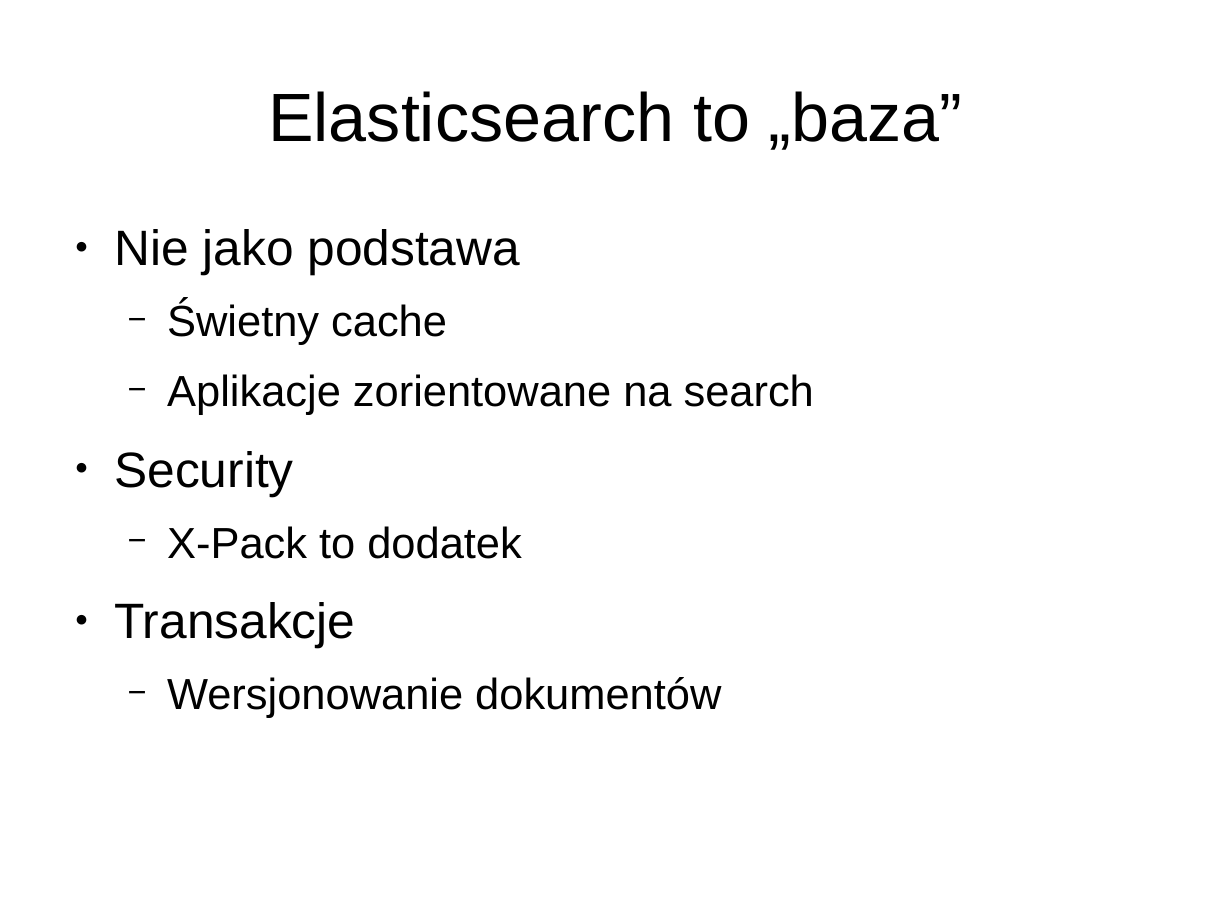
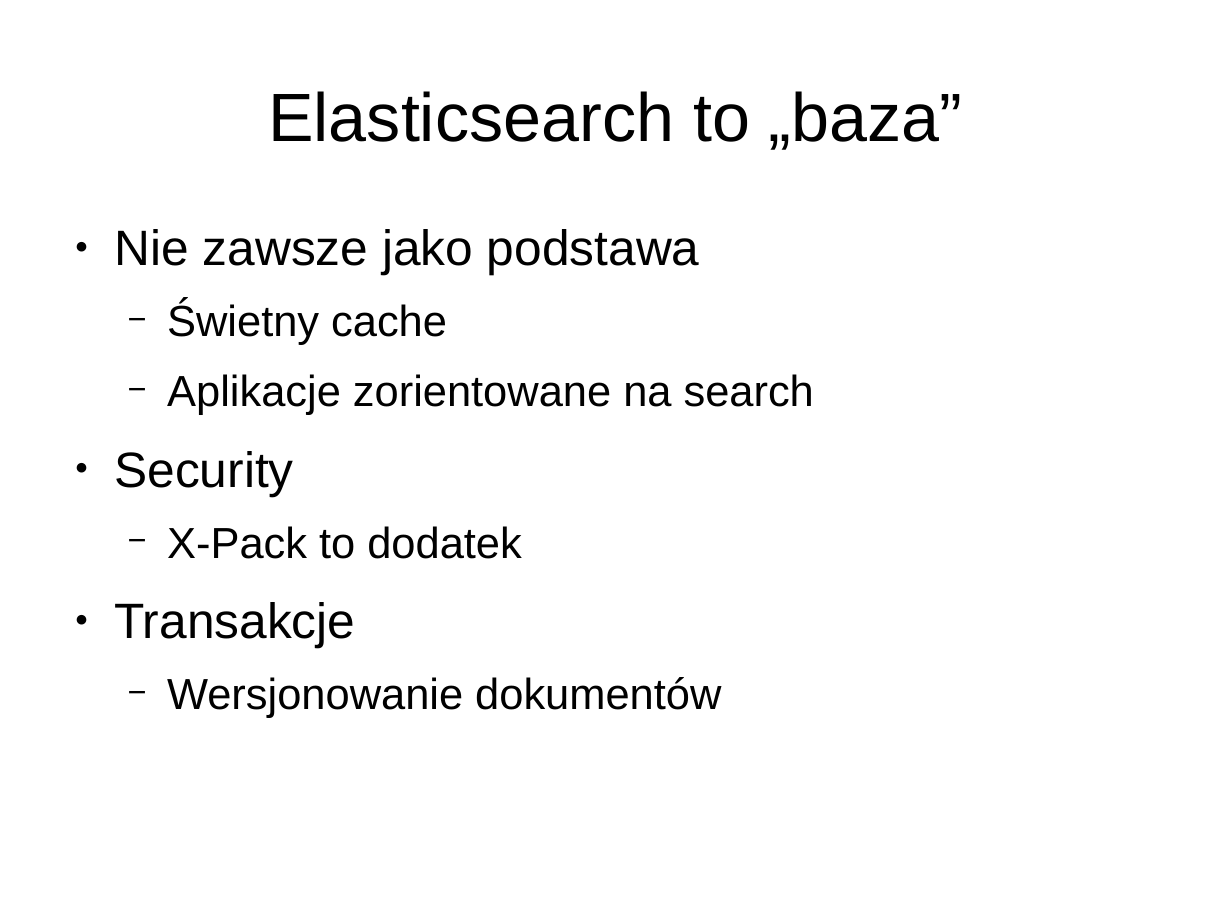
Before and after one commit to lukaszkuczynski/nieszukaj, a slide deck: slide 16 of znajduj.odp. Drawn at 1232x924 pixels with LibreOffice and Linux fonts; fonts in the diff are those of the drawing. Boxes give left, top, right and bottom in pixels: in the first picture for what was removed or moved away, otherwise in the second. Text is boxed around its words. In the diff, an @@ line names an element or a change of style, - is before the commit and + after.

```diff
--- a/znajduj.odp
+++ b/znajduj.odp
@@ text at (114, 229, 700, 275): text changed @@
-● Nie jako podstawa
+● Nie zawsze jako podstawa
```
Also in this commit, not shown: 12 other slides changed, 4 slides added, 5 slides removed.
